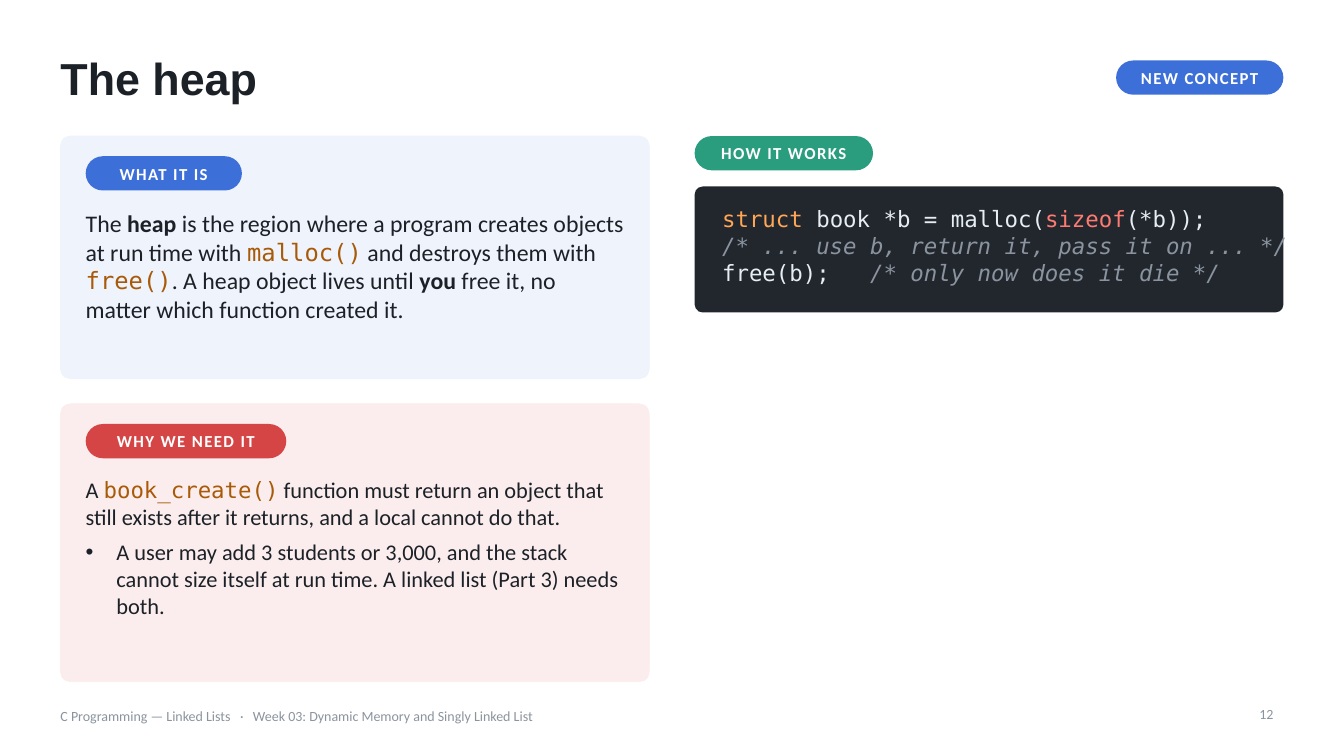
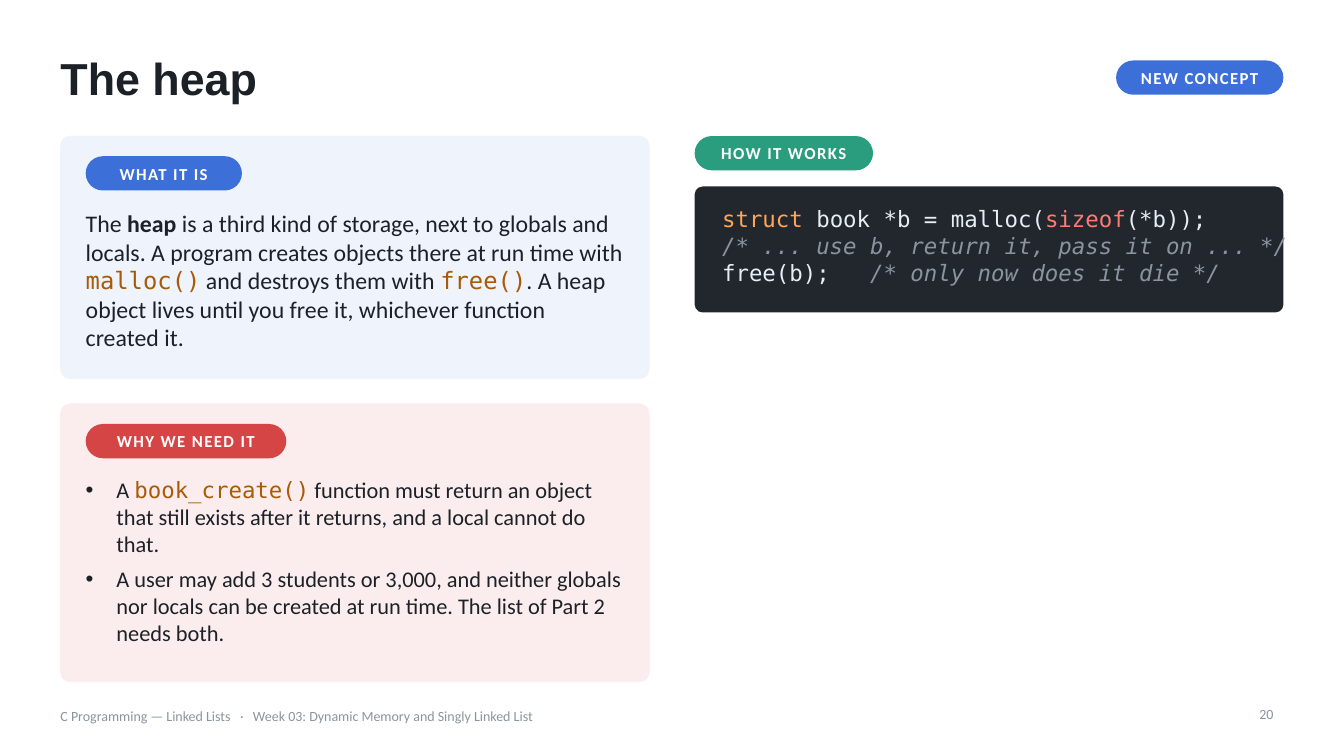
Before and after one commit to seehwan/2026-swcoding, a slide deck: slide 20 of lectures/week03-linked-list/week03-part1-slides.pptx (slide 12 before the commit). Drawn at 1344x756 pixels with LibreOffice and Linux fonts; fonts in the diff are those of the drawing. Boxes give left, top, right and bottom in pixels: in the first picture for what was removed or moved away, otherwise in the second. Text is boxed around its words. In the diff, an @@ line names an element or a change of style, - is before the commit and + after.

```diff
--- a/lectures/week03-linked-list/week03-part1-slides.pptx
+++ b/lectures/week03-linked-list/week03-part1-slides.pptx
@@ text at (86,215,622,346): text changed @@
-The heap is the region where a program creates objects at run time with malloc() and destroys them with free(). A heap object lives until you free it, no matter which function created it.
+The heap is a third kind of storage, next to globals and locals. A program creates objects there at run time with malloc() and destroys them with free(). A heap object lives until you free it, whichever function created it.
@@ text at (116,571,621,641): text changed @@
-• A user may add 3 students or 3,000, and the stack cannot size itself at run time. A linked list (Part 3) needs both.
+• A user may add 3 students or 3,000, and neither globals nor locals can be created at run time. The list of Part 2 needs both.
@@ page number at (1259,710,1273,719): text changed @@
-12
+20
```
Also in this commit, not shown: 10 other slides changed, 1 slide added, 3 slides removed, 3 other files.
